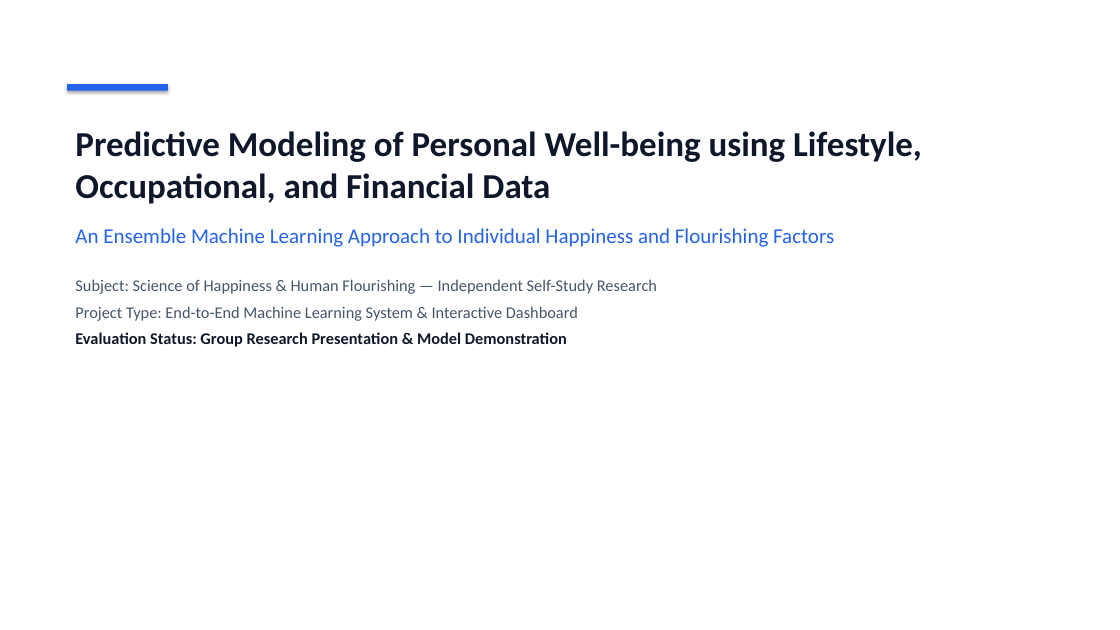
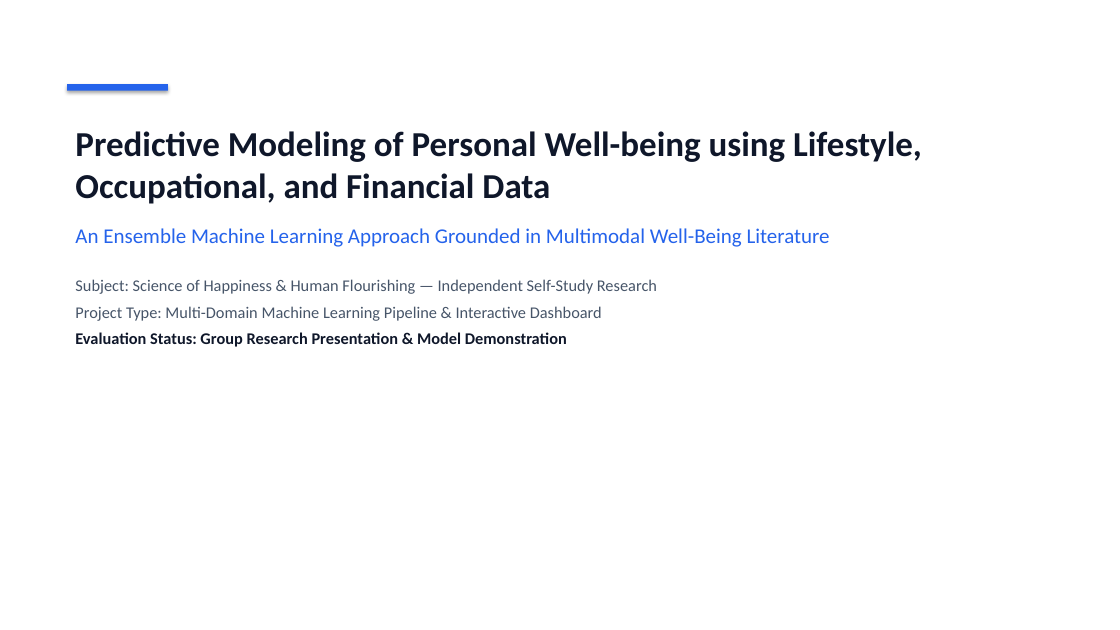
Before and after one commit to ESHANT05/happiness, a slide deck: slide 1 of Personal_Wellbeing_Research_Presentation.pptx. Drawn at 1120x630 pixels with LibreOffice and Linux fonts; fonts in the diff are those of the drawing. Boxes give left, top, right and bottom in pixels: in the first picture for what was removed or moved away, otherwise in the second. Text is boxed around its words. In the diff, an @@ line names an element or a change of style, - is before the commit and + after.

```diff
--- a/Personal_Wellbeing_Research_Presentation.pptx
+++ b/Personal_Wellbeing_Research_Presentation.pptx
@@ text at [75, 228, 830, 247]: text changed @@
-An Ensemble Machine Learning Approach to Individual Happiness and Flourishing Factors
+An Ensemble Machine Learning Approach Grounded in Multimodal Well-Being Literature
@@ text at [75, 306, 602, 321]: text changed @@
-Project Type: End-to-End Machine Learning System & Interactive Dashboard
+Project Type: Multi-Domain Machine Learning Pipeline & Interactive Dashboard
```
Also in this commit, not shown: 9 other slides changed, 1 slide added, 14 other files.
